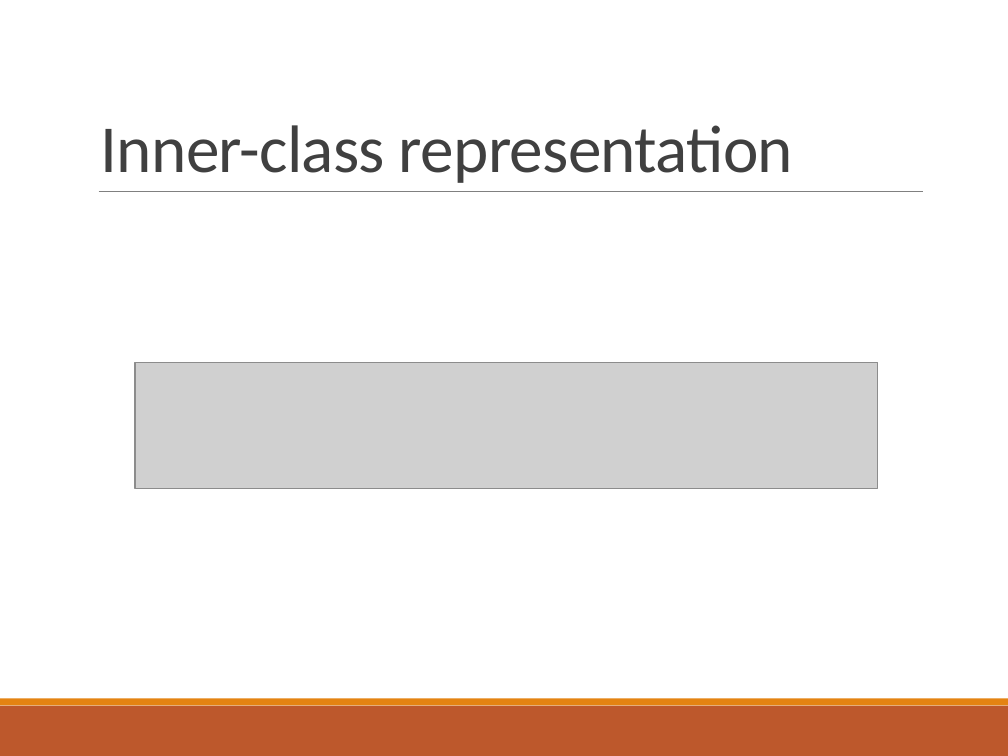
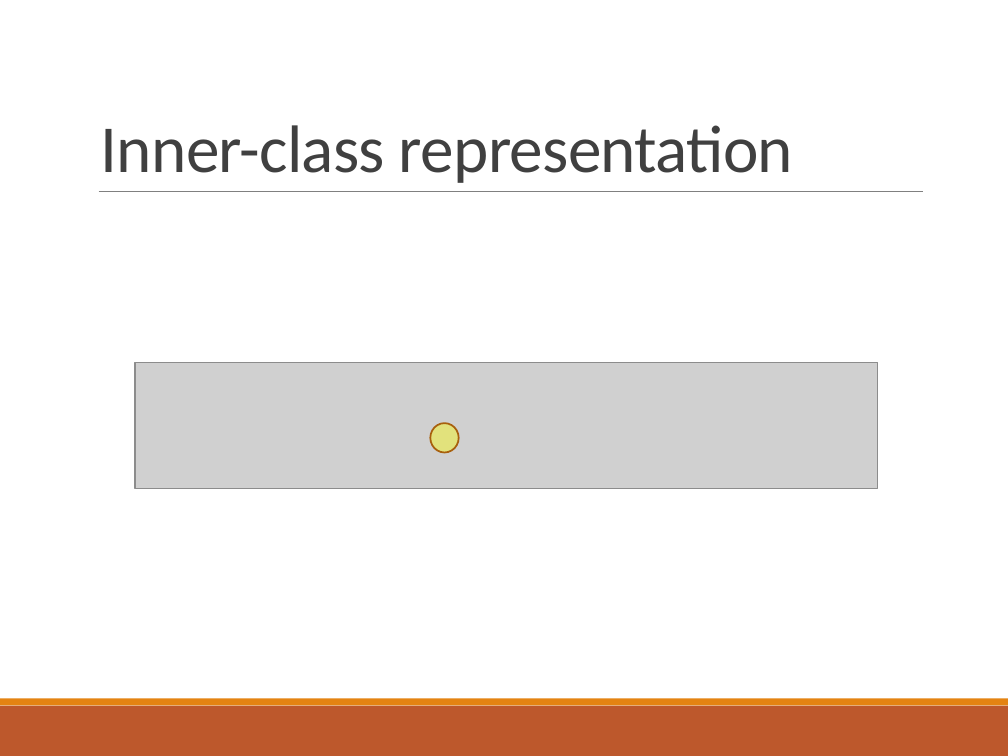
Before and after one commit to deeperj/dillinger, a slide deck: slide 27 of thesis/ukapp2/wqu_isc/sofware_design/Javabc04.pptx. Drawn at 1008x756 pixels with LibreOffice and Linux fonts; fonts in the diff are those of the drawing; grey boxes stand for pictures. Boxes give left, top, right and bottom in pixels: in the first picture for what was removed or moved away, otherwise in the second. Text is boxed around its words. In the diff, an @@ line names an element or a change of style, - is before the commit and + after.

```diff
--- a/thesis/ukapp2/wqu_isc/sofware_design/Javabc04.pptx
+++ b/thesis/ukapp2/wqu_isc/sofware_design/Javabc04.pptx
@@ ellipse added at (430,423,459,453), fill #FFFF00 at 40% opacity, outline #A9610D 1.25 pt @@
```
Also in this commit, not shown: 7 other slides changed, 5 other files.
